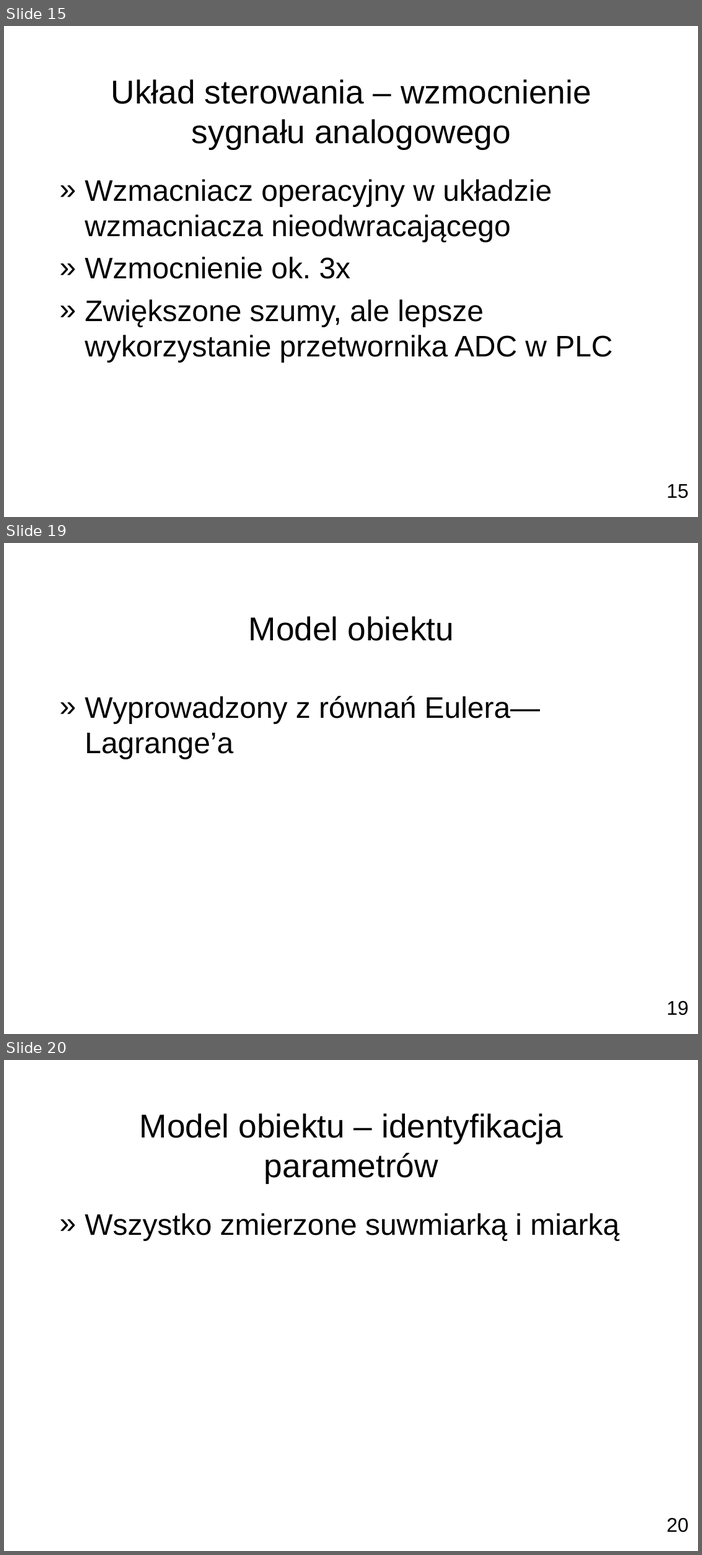
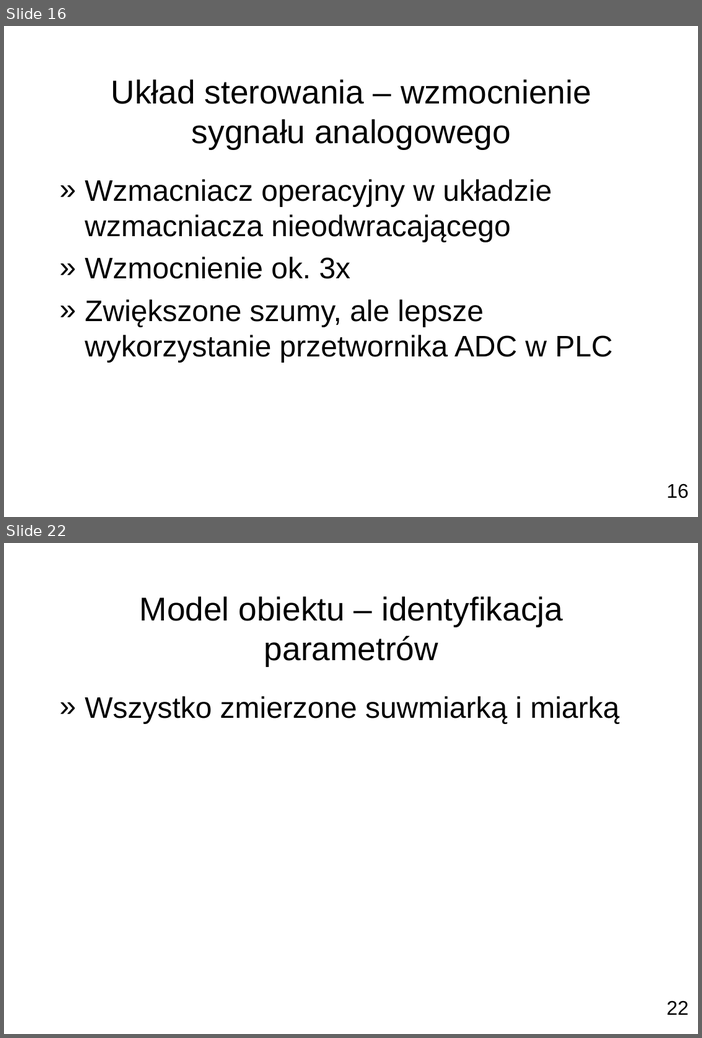
Before and after one commit to pbanaszkiewicz/msc-thesis, a slide deck: presentation/main.odp. Shown one above the other, each under a label of ours: slides 15, 19 and 20 before the commit, slides 16 and 22 after it; the slides between them are not shown. The pictures are 702x1555 and 702x1038 pixels, drawn with LibreOffice and Linux fonts; fonts in the diff are those of the drawing; background and template pictures are left out. Boxes give left, top, right and bottom in pixels: in the first picture for what was removed or moved away, otherwise in the second. Text is boxed around its words. In the diff, an @@ line names an element or a change of style, - is before the commit and + after.

```diff
--- a/presentation/main.odp
+++ b/presentation/main.odp
@@ slide 19 removed at [4, 543, 698, 1034], background picture (left out) @@
@@ title removed at [249, 616, 454, 641] @@
-Model obiektu
@@ text removed at [85, 696, 540, 759] @@
-» Wyprowadzony z równań Eulera—Lagrange’a
@@ page number removed at [667, 1001, 689, 1015] @@
-19
@@ what was slide 15 is now slide 16 @@
@@ page number at [667, 484, 689, 498]: text changed @@
-15
+16
@@ what was slide 20 is now slide 22 @@
@@ page number at [667, 1001, 689, 1015]: text changed @@
-20
+22
```
Also in this commit, not shown: 12 slides changed, 6 slides added, 1 other slide removed, 15 other files.
